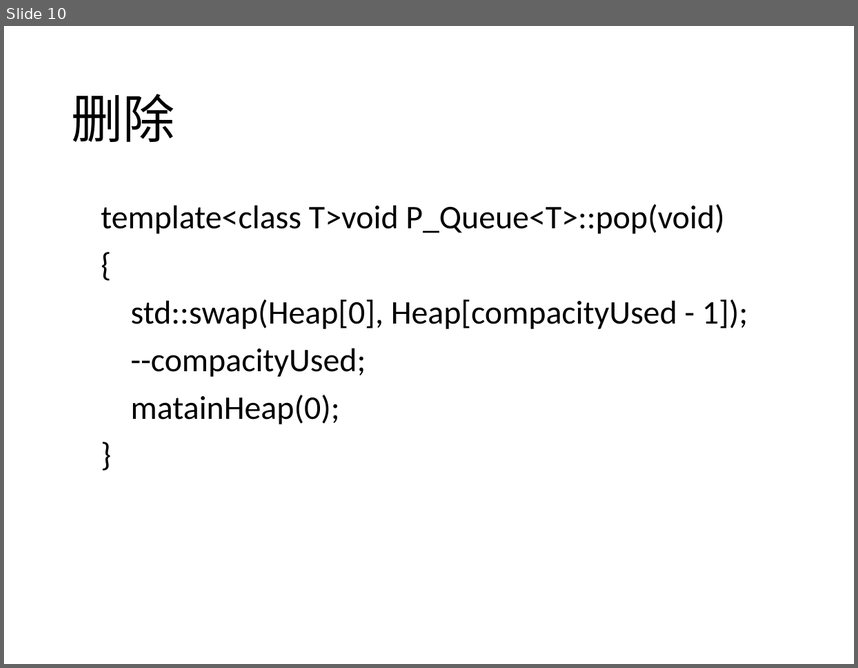
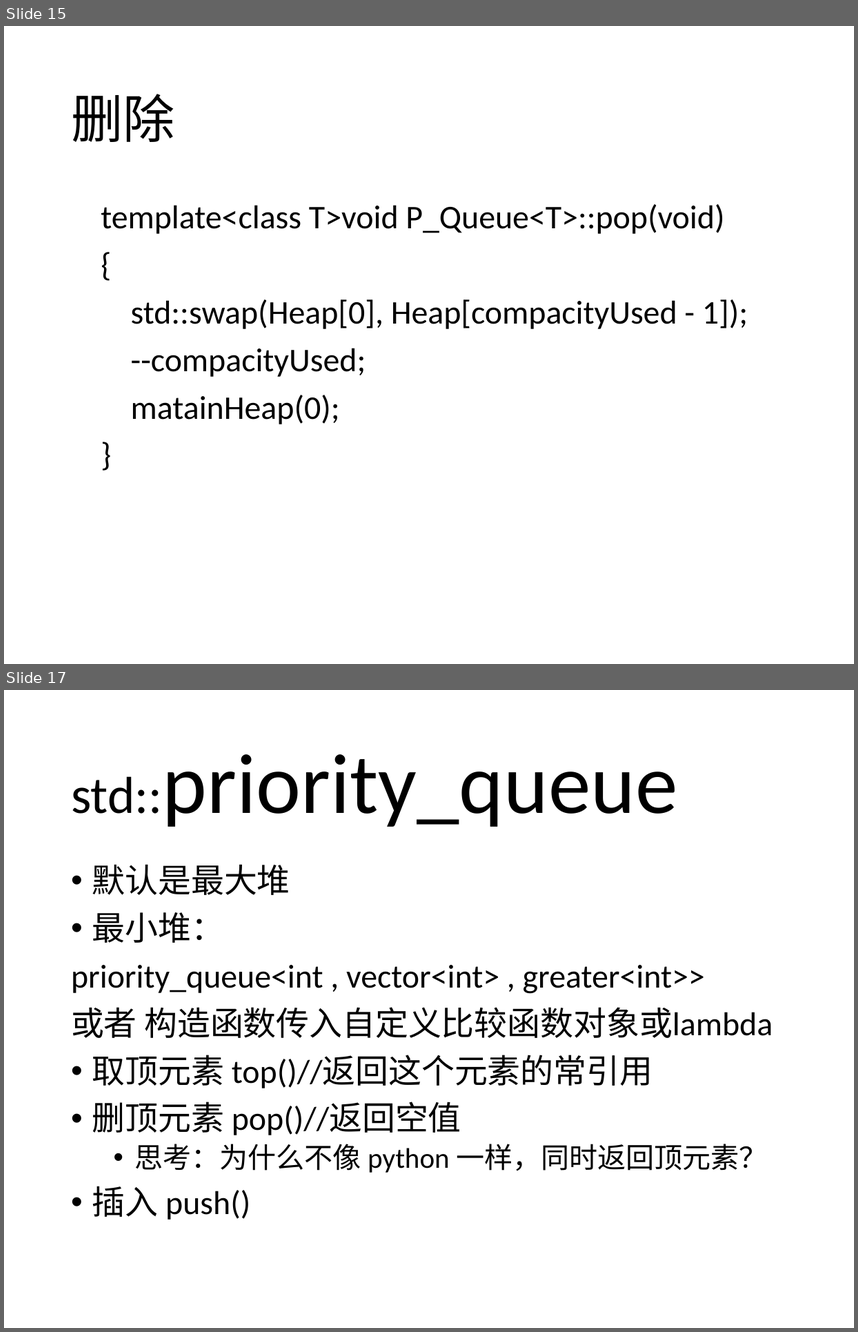
Before and after one commit to A0nameless0man/Pile, a slide deck: Algorithms/Data_Structure/HeapBasedPriorityQueue/Heap.pptx. Shown one above the other, each under a label of ours: slide 10 before the commit, slides 15 and 17 after it; the slides between them are not shown. The pictures are 858x668 and 858x1332 pixels, drawn with LibreOffice and Linux fonts; fonts in the diff are those of the drawing. Boxes give left, top, right and bottom in pixels: in the first picture for what was removed or moved away, otherwise in the second. Text is boxed around its words. In the diff, an @@ line names an element or a change of style, - is before the commit and + after.

```diff
--- a/Algorithms/Data_Structure/HeapBasedPriorityQueue/Heap.pptx
+++ b/Algorithms/Data_Structure/HeapBasedPriorityQueue/Heap.pptx
@@ slide 17 added at <box>4,690,854,1328</box>, background #FFFFFF @@
@@ title added at <box>71,754,677,827</box>, 72 pt, text #000000 @@
+std::priority_queue
@@ text added at <box>71,864,773,1219</box>, 28 pt, text #000000 @@
+• 默认是最大堆
+• 最小堆：
+priority_queue<int , vector<int> , greater<int>>
+或者 构造函数传入自定义比较函数对象或lambda
+• 取顶元素 top()//返回这个元素的常引用
+• 删顶元素 pop()//返回空值
+  • 思考：为什么不像 python 一样，同时返回顶元素？
+• 插入 push()
@@ what was slide 10 is now slide 15 @@
```
Also in this commit, not shown: 2 slides changed, 5 other slides added.
